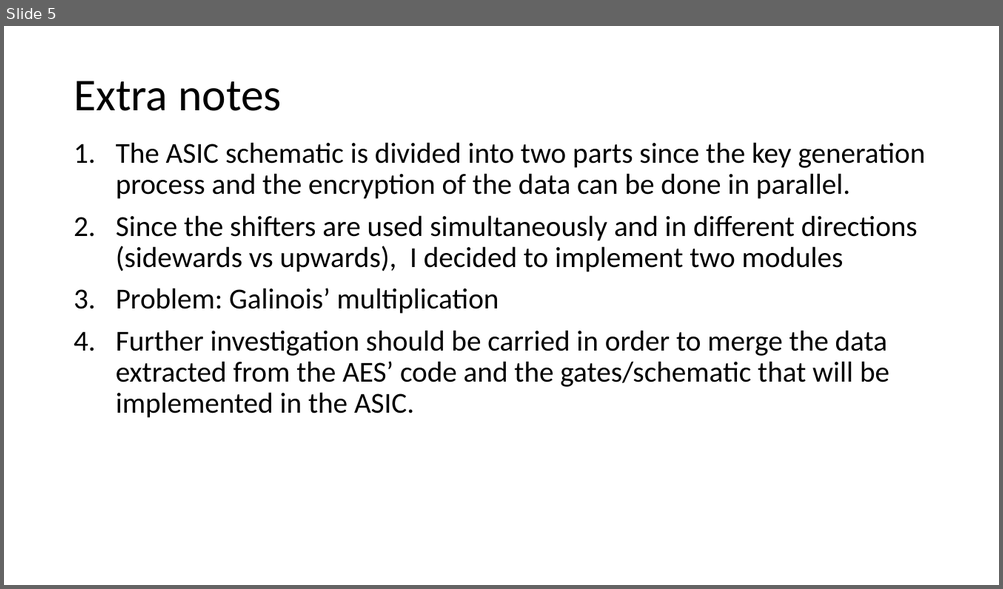
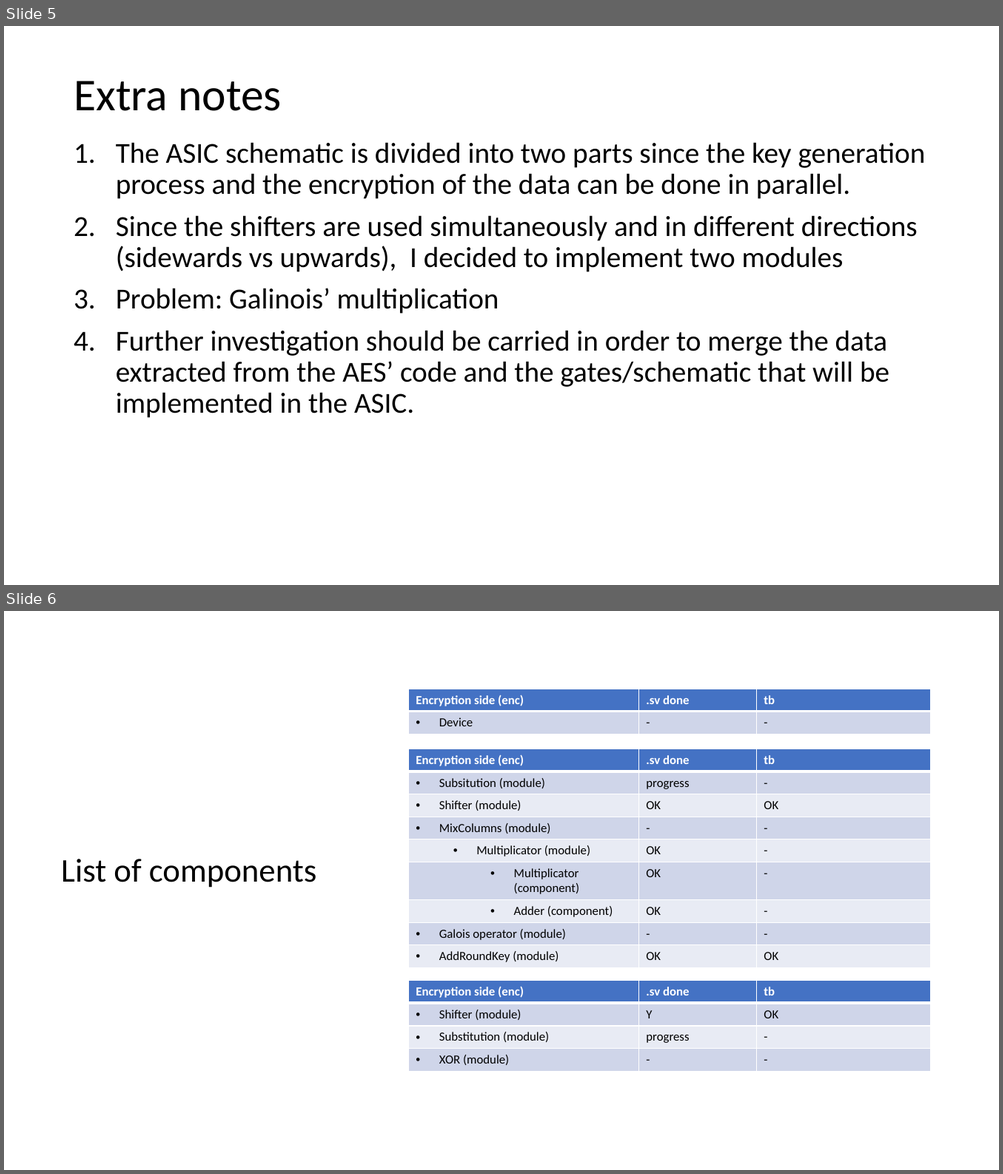
Before and after one commit to acarreteroc99/AES256-IP-Core, a slide deck: ASIC_hardware_blockLevelStructure.pptx. Shown one above the other, each under a label of ours: slide 5 before the commit, slides 5 and 6 after it. The pictures are 1003x589 and 1003x1174 pixels, drawn with LibreOffice and Linux fonts; fonts in the diff are those of the drawing. Boxes give left, top, right and bottom in pixels: in the first picture for what was removed or moved away, otherwise in the second. Text is boxed around its words. In the diff, an @@ line names an element or a change of style, - is before the commit and + after.

```diff
--- a/ASIC_hardware_blockLevelStructure.pptx
+++ b/ASIC_hardware_blockLevelStructure.pptx
@@ slide 6 added at box(4, 611, 999, 1170), background #FFFFFF @@
@@ table added at box(408, 689, 930, 733), 2 rows, 3 columns @@
+Encryption side (enc) | .sv done | tb
+Device | - | -
@@ table added at box(408, 749, 930, 965), 9 rows, 3 columns @@
+Encryption side (enc) | .sv done | tb
+Subsitution (module) | progress | -
+Shifter (module) | OK | OK
+MixColumns (module) | - | -
+Multiplicator (module) | OK | -
+Multiplicator (component) | OK | -
+Adder (component) | OK | -
+Galois operator (module) | - | -
+AddRoundKey (module) | OK | OK
@@ title added at box(61, 859, 317, 888), 32 pt, text #000000 @@
+List of components
@@ table added at box(408, 981, 930, 1071), 4 rows, 3 columns @@
+Encryption side (enc) | .sv done | tb
+Shifter (module) | Y | OK
+Substitution (module) | progress | -
+XOR (module) | - | -
```
Also in this commit, not shown: 4 slides changed, 3 other slides added.
